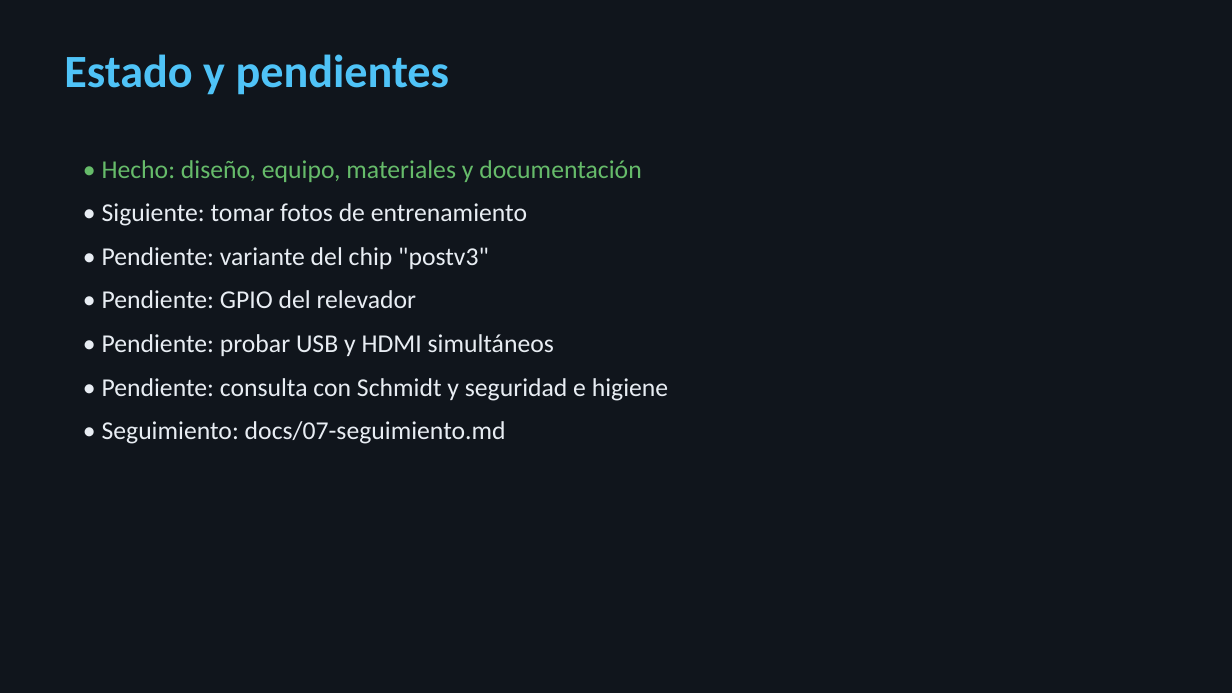
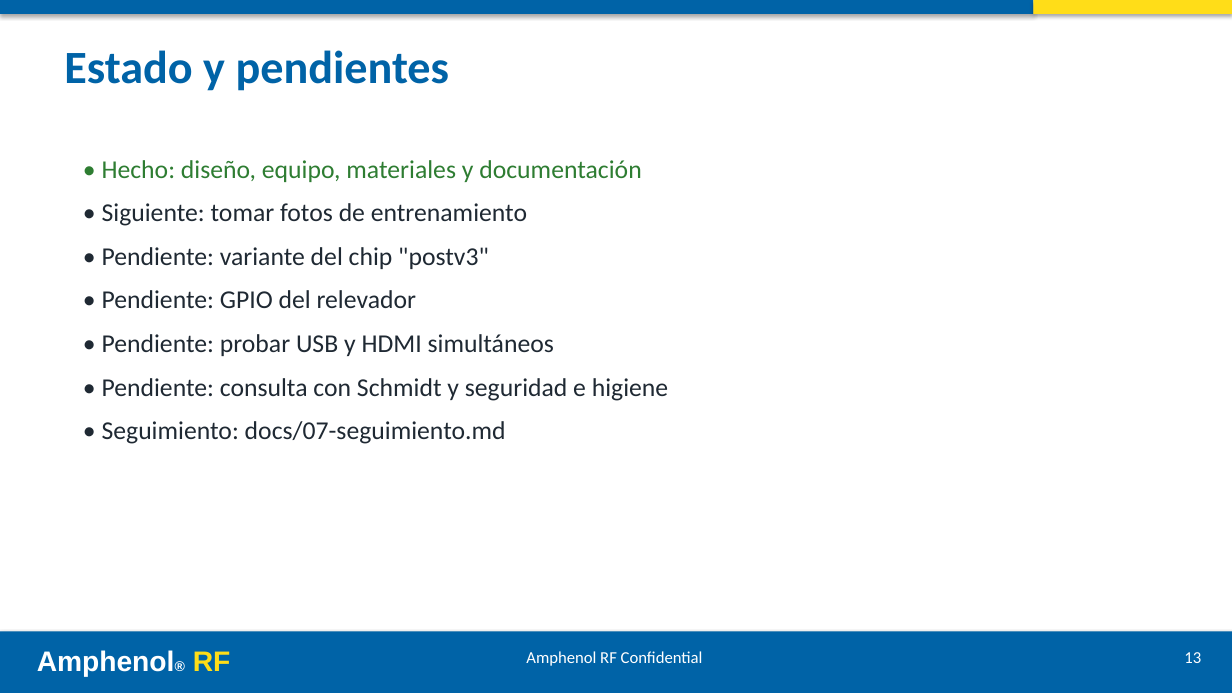
Before and after one commit to ricardosalmeron71-png/inspeccion-vision-solder-cap, a slide deck: slide 13 of docs/presentacion.pptx. Drawn at 1232x693 pixels with LibreOffice and Linux fonts; fonts in the diff are those of the drawing. Boxes give left, top, right and bottom in pixels: in the first picture for what was removed or moved away, otherwise in the second. Text is boxed around its words. In the diff, an @@ line names an element or a change of style, - is before the commit and + after.

```diff
--- a/docs/presentacion.pptx
+++ b/docs/presentacion.pptx
@@ background #10151C to #FFFFFF @@
@@ rectangle added at (0,0,1033,14), fill #0063A7 @@
@@ rectangle added at (1033,0,1232,14), fill #FFDD18 @@
@@ text "Estado y pendientes" at (64,50,450,91): text colour #4FC3F7 to #0063A7 @@
@@ text "• Hecho: diseño, equipo, materiales ..." at (102,160,668,444): text colour #66BB6A to #2E7D32 in "• Hecho: diseño, equipo, materiales y documentación"; text colour #E8EDF3 to #1F2933 in "• Siguiente: tomar fotos de entrenamiento", "• Pendiente: variante del chip "postv3"", "• Pendiente: GPIO del relevador", "• Pendiente: probar USB y HDMI simultáneos" and 2 more places @@
@@ rectangle added at (0,631,1232,693), fill #0063A7 @@
@@ text added at (37,650,231,677), 22 pt, text #FFFFFF, bold @@
+Amphenol® RF
@@ text added at (526,651,703,666), 13 pt, text #FFFFFF @@
+Amphenol RF Confidential
@@ text added at (1184,652,1201,663), 13 pt, text #FFFFFF @@
+13
```
Also in this commit, not shown: 12 other slides changed, 1 other file.
